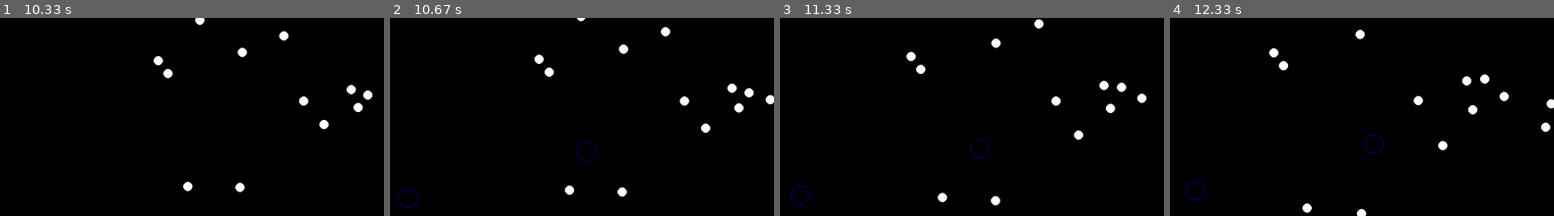
Above: before the commit, frames 1-4 (left to right).
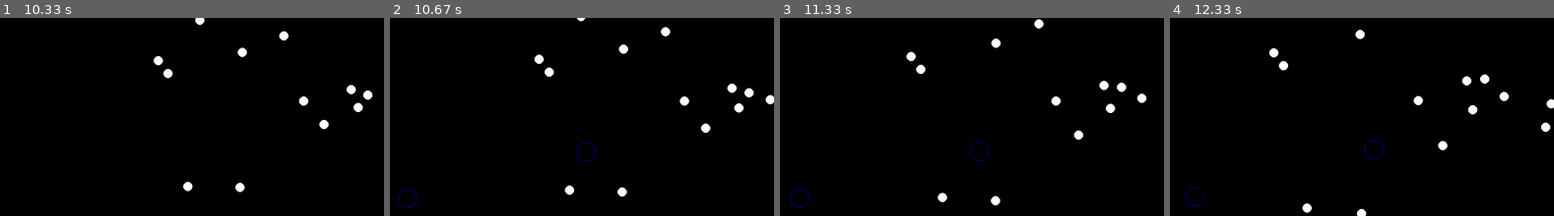
Above: after the commit, the same moments.

Repository: Carbonem1/Arcade-Game
Game: pygame game, started from game.py
The game is run twice, just before and just after one commit, with the same random seed, the same clock (stepped at 60 frames per second) and the same inputs. The source is Python 2; it was converted automatically to run under Python 3.
Inputs (mouse positions are % of the whole screen's width and height, from its top left):
- Up to frame 1 (10.33 s): click "PLAY" at 0.38 s; click (72, 28) at 0.72 s; hold A 1-1.53 s; click (15, 50) at 1.08 s; hold S 1.57-1.87 s; click (74, 72) at 1.65 s; hold A 1.9-2.3 s; click (27, 57) at 1.98 s; hold W 2.33-2.7 s; click (19, 93) at 2.42 s; hold D 2.73-3.37 s; click (43, 53) at 2.82 s; hold S 3.4-3.77 s; click (outside the picture) at 3.48 s; hold A 3.8-4.27 s; click (outside the picture) at 3.88 s; hold D 4.3-4.77 s; click (26, 44) at 4.38 s; hold W 4.8-5.1 s; click (75, 20) at 4.88 s; hold D 5.13-5.6 s; click (49, 55) at 5.22 s; hold A 5.63-6.17 s; click (47, 18) at 5.72 s; hold S 6.2-6.5 s; click (99, 78) at 6.28 s; hold A 6.53-6.93 s; click (74, 79) at 6.62 s; hold W 6.97-7.33 s; click (46, 63) at 7.05 s; hold D 7.37-8 s; click (16, 93) at 7.45 s; hold S 8.03-8.4 s; click (33, 56) at 8.12 s; hold A 8.43-8.9 s; click (23, 67) at 8.52 s; hold D 8.93-9.4 s; move the mouse to (17, 41) at 8.97 s; click (17, 41) at 9.02 s; hold W 9.43-9.73 s; click (18, 59) at 9.52 s; hold D 9.77-10.23 s; click (outside the picture) at 9.85 s; hold A from 10.27 s (still down); move the mouse to (outside the picture) at 10.3 s
- Up to frame 2 (10.67 s): keep holding A; click (outside the picture) at 10.35 s
- Up to frame 3 (11.33 s): release A at 10.8 s; hold S 10.83-11.13 s; click (outside the picture) at 10.92 s; hold A from 11.17 s (still down); click (81, 47) at 11.25 s
- Up to frame 4 (12.33 s): release A at 11.57 s; hold W 11.6-11.97 s; move the mouse to (17, 74) at 11.63 s; click (17, 74) at 11.68 s; hold D from 12 s (still down); click (58, 17) at 12.08 s
The pictures show only the part of the screen within x 4-54%, y 42-92%; the shares and areas given below are measured in that part.

Frame 1 is identical in both runs. In frame 2, 0.2% of the frame differs, in the area x 2-54%, y 62-97%; in frame 3, 0.3%; in frame 4, 0.4%, in the area x 3-56%, y 58-96%.

Commit message:
Blue enemies move smoothly

Diff:
--- a/blue_enemy.py
+++ b/blue_enemy.py
@@ -2,6 +2,7 @@
 
 import pygame
 import sys
+import math
 from pygame.locals import *
 from pygame import gfxdraw
 
@@ -15,8 +16,9 @@
     old_y_coordinate = 0
     spawn_speed = 600
     spawn_speed_count = 0
-    speed = 12
+    speed = 6
     speed_count = 0
+    movement_vector = 0
 
     def __init__(self, x_start, y_start):
         Enemy.__init__(self)
@@ -35,10 +37,10 @@
     def drawBlueEnemy(self, game, color, erase_color):
         # erase our old character position and draw the new one
 
-        old_blue_enemy = pygame.gfxdraw.aacircle(game, self.old_x_coordinate, self.old_y_coordinate, self.size + 1, erase_color)
-        old_blue_enemy = pygame.gfxdraw.filled_circle(game, self.old_x_coordinate, self.old_y_coordinate, self.size + 1, erase_color)
+        old_blue_enemy = pygame.gfxdraw.aacircle(game, int(self.old_x_coordinate), int(self.old_y_coordinate), self.size + 1, erase_color)
+        old_blue_enemy = pygame.gfxdraw.filled_circle(game, int(self.old_x_coordinate), int(self.old_y_coordinate), self.size + 1, erase_color)
 
-        blue_enemy = pygame.gfxdraw.aacircle(game, self.x_coordinate, self.y_coordinate, self.size, color)
+        blue_enemy = pygame.gfxdraw.aacircle(game, int(self.x_coordinate), int(self.y_coordinate), self.size, color)
         #blue_enemy = pygame.gfxdraw.filled_circle(game, self.x_coordinate, self.y_coordinate, self.size, color)
 
         # set old position to be current for next redraw
@@ -48,10 +50,10 @@
         return
 
     def gotHit(self, game, erase_color):
-        hit_old_blue_enemy = pygame.gfxdraw.aacircle(game, self.old_x_coordinate, self.old_y_coordinate, self.size + 1, erase_color)
-        hit_old_blue_enemy = pygame.gfxdraw.filled_circle(game, self.old_x_coordinate, self.old_y_coordinate, self.size + 1, erase_color)
+        hit_old_blue_enemy = pygame.gfxdraw.aacircle(game, int(self.old_x_coordinate), int(self.old_y_coordinate), self.size + 1, erase_color)
+        hit_old_blue_enemy = pygame.gfxdraw.filled_circle(game, int(self.old_x_coordinate), int(self.old_y_coordinate), self.size + 1, erase_color)
 
-        hit_blue_enemy = pygame.gfxdraw.aacircle(game, self.x_coordinate, self.y_coordinate, self.size, erase_color)
+        hit_blue_enemy = pygame.gfxdraw.aacircle(game, int(self.x_coordinate), int(self.y_coordinate), self.size, erase_color)
         # prevent "x not in list" error
         if self in Enemy.enemy_list:
             Enemy.enemy_list.remove(self)
@@ -61,25 +63,15 @@
 
     def move(self, character):
         if self.speed_count == self.speed:
-            if self.x_coordinate - character.x_coordinate > 0:
-                self.x_coordinate -= 1
-            else:
-                self.x_coordinate += 1
+            distance = [character.x_coordinate - self.x_coordinate, character.y_coordinate - self.y_coordinate]
+            norm = math.sqrt(distance[0] ** 2 + distance[1] ** 2)
+            direction = [distance[0] / norm, distance[1] / norm]
+            self.movement_vector = [direction[0], direction[1]]
 
-            if self.y_coordinate - character.y_coordinate > 0:
-                self.y_coordinate -= 1
-            else:
-                self.y_coordinate += 1
-
-            if self.x_coordinate - character.x_coordinate > 0:
-                self.x_coordinate -= 1
-            else:
-                self.x_coordinate += 1
-
-            if self.y_coordinate - character.y_coordinate > 0:
-                self.y_coordinate -= 1
-            else:
-                self.y_coordinate += 1
+            self.x_coordinate += self.movement_vector[0]
+            self.y_coordinate += self.movement_vector[1]
             self.speed_count = 0
 
         self.speed_count += 1
+
+        return
Not shown, changed: basic_projectile.pyc
Not shown, changed: blue_enemy.pyc
